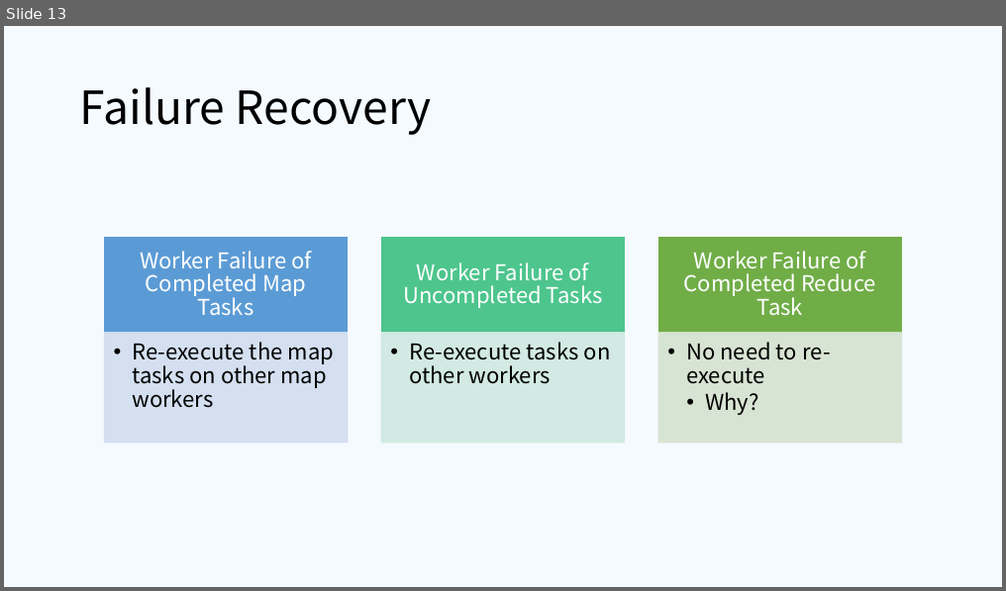
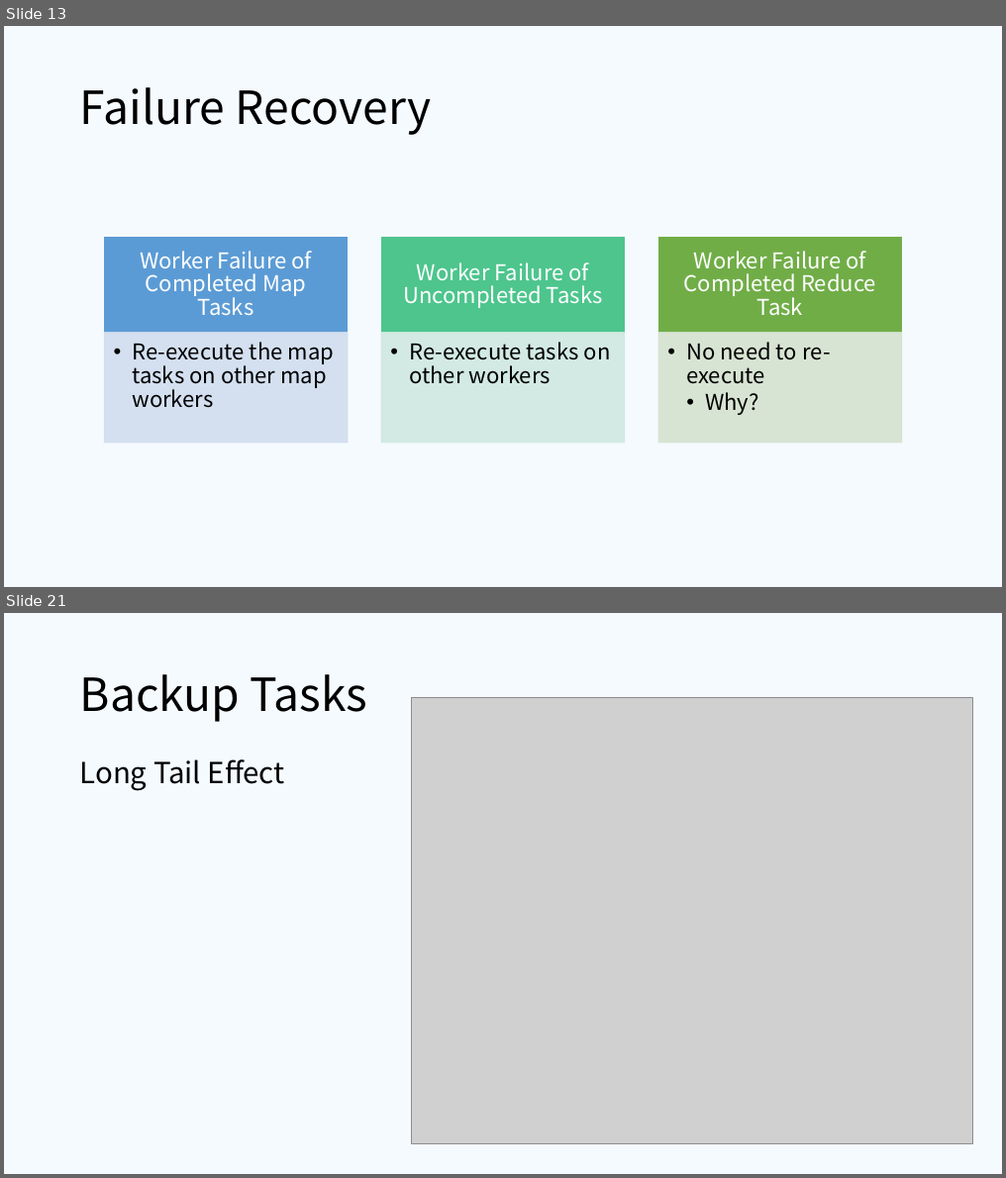
Before and after one commit to ifsheldon/OSLearning, a slide deck: project/MapReduce/pre.pptx. Shown one above the other, each under a label of ours: slide 13 before the commit, slides 13 and 21 after it; the slides between them are not shown. The pictures are 1006x591 and 1006x1178 pixels, drawn with LibreOffice and Linux fonts; fonts in the diff are those of the drawing; grey boxes stand for pictures. Boxes give left, top, right and bottom in pixels: in the first picture for what was removed or moved away, otherwise in the second. Text is boxed around its words. In the diff, an @@ line names an element or a change of style, - is before the commit and + after.

```diff
--- a/project/MapReduce/pre.pptx
+++ b/project/MapReduce/pre.pptx
@@ slide 21 added at bbox=[4, 613, 1002, 1174], background #F5FAFF @@
@@ title added at bbox=[80, 674, 368, 722], 44 pt, text #000000 @@
+Backup Tasks
@@ picture added at bbox=[412, 697, 973, 1145] @@
@@ text added at bbox=[80, 760, 285, 791], 28 pt, text #000000 @@
+Long Tail Effect
```
Also in this commit, not shown: 11 slides changed, 8 other slides added, 6 slides removed, 1 other file.
